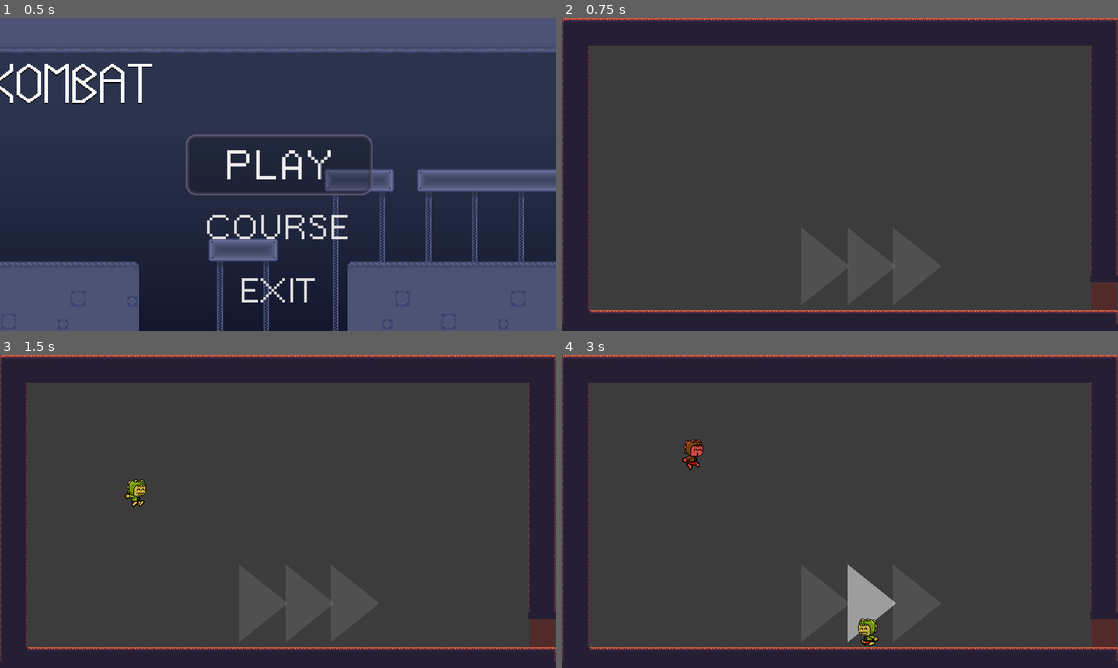
Above: before the commit, frames 1-4 (two rows, left to right).
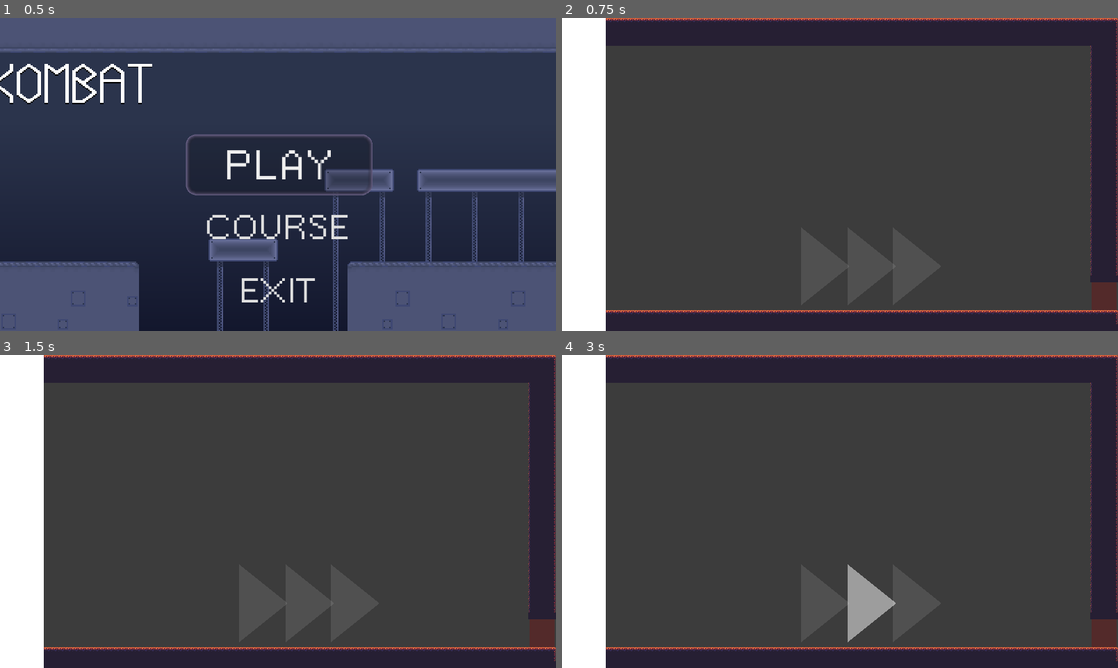
Above: after the commit, the same moments.

Repository: codemonsters/racekombat
Game: Godot game, scene res://Game.tscn
Two runs of this game, one before a commit and one after it. Both use one fixed random seed, a clock stepped at 60 frames per second and the inputs below.
Inputs (mouse positions are in pixels of both pictures, inside the frame that each line leads up to):
- Up to frame 1 (0.5 s): no input
- Up to frame 2 (0.75 s): click "PLAY" at 0.5 s
- Up to frame 3 (1.5 s): tap Enter at 1.25 s; move the mouse to (250, 574) at 1.27 s; hold D from 1.28 s (still down); tap V at 1.35 s
- Up to frame 4 (3 s): tap W at 1.52, 2.27 s; move the mouse to (1006, 558) at 2.02 s; tap B at 2.1 s; move the mouse to (673, 464) at 2.77 s; release D at 2.78 s; hold A from 2.78 s (still down); tap N at 2.85 s

Frame 1 is identical in both runs. In frame 2, 7.9% of the frame differs, in the area x 0-8%, y 0-100%; in frame 3, 8.1%; in frame 4, 8.4%, in the area x 0-57%, y 0-100%.
Error after the commit: Parse Error: Can't preload resource at path: res://screens/game/player/Player.tscn (res://screens/game/WaitingRoom.gd:9)

Commit message:
Respawns y ampliación de límites El jugador respawnea al morir, tiene un nuevo estado "Dead" El límite de muerte superior está más arriba

Diff:
--- a/server/screens/game/WaitingRoom.gd
+++ b/server/screens/game/WaitingRoom.gd
@@ -66,11 +66,6 @@
 		$Door.close()
 
 
-func _on_KillArea_body_entered(body):
-	for player in players:
-		if player.values()[0] == body:
-			player_disconnect(player.keys()[0])
-
 func _create_meta(area): #Crea la meta con su posición x e y
 	area.position.x = get_parent().get_node("Waiting Room/Tilemap 2_0").MAP_LENGTH*16+1280 #Modificar solo el primer parámetro
 	area.position.y = -10*16+720
@@ -80,26 +75,34 @@
 	print("Llegaste a la meta")
 
 
+func _on_KillArea_body_entered(body):
+	_kill_player(search_player_from_body(body))
+
 func _on_KillAreaFloor_body_entered(body):
+	_kill_player(search_player_from_body(body))
+
+func _on_KillAreaLeft_body_entered(body):
+	_kill_player(search_player_from_body(body))
+
+func _on_KillAreaRight_body_entered(body):
+	_kill_player(search_player_from_body(body))
+
+func _on_KillAreaTop_body_entered(body):
+	_kill_player(search_player_from_body(body))
+
+
+# Para evitar repetición en las KillAreas
+func _kill_player(player):
+	if player != null:
+		_respawn_player(player)
+
+func search_player_from_body(body):
 	for player in players:
 		if player.values()[0] == body:
-			player_disconnect(player.keys()[0])
+			return player.values()[0]
 
-
-
-func _on_KillAreaLeft_body_entered(body):
-	for player in players:
-		if player.values()[0] == body:
-			player_disconnect(player.keys()[0])
-
-
-func _on_KillAreaRight_body_entered(body):
-	for player in players:
-		if player.values()[0] == body:
-			player_disconnect(player.keys()[0])
-
-
-func _on_KillAreaTop_body_entered(body):
-	for player in players:
-		if player.values()[0] == body:
-			player_disconnect(player.keys()[0])
+func _respawn_player(player):
+	player.get_node("Player SM").transitionTo("Dead")
+	yield(get_tree().create_timer(1.0), "timeout")
+	player.get_node("Player SM").transitionTo("Idle")
+	player.global_position = $"Camera2D".global_position - Vector2(350, 100)
--- a/server/screens/game/WaitingRoom.tscn
+++ b/server/screens/game/WaitingRoom.tscn
@@ -103,7 +103,7 @@
 extents = Vector2( 243.778, 176.245 )
 
 [sub_resource type="RectangleShape2D" id=11]
-extents = Vector2( 73, 360 )
+extents = Vector2( 73, 956 )
 
 [sub_resource type="RectangleShape2D" id=13]
 
@@ -164,12 +164,13 @@
 monitoring = false
 
 [node name="CollisionShape2D" type="CollisionShape2D" parent="Camera2D/KillArea"]
-position = Vector2( 73, 360 )
+position = Vector2( 73, 156 )
 shape = SubResource( 11 )
 
 [node name="ColorRect" type="ColorRect" parent="Camera2D/KillArea"]
+margin_top = -800.0
 margin_right = 146.0
-margin_bottom = 720.0
+margin_bottom = 1080.0
 color = Color( 0.980392, 0.00392157, 0.00392157, 0.470588 )
 __meta__ = {
 "_edit_use_anchors_": false
@@ -192,8 +193,8 @@
 }
 
 [node name="KillAreaLeft" type="Area2D" parent="Camera2D"]
-position = Vector2( -1320, -720 )
-scale = Vector2( 1, 36 )
+position = Vector2( -1320, -1160 )
+scale = Vector2( 1, 47 )
 
 [node name="CollisionShape2D" type="CollisionShape2D" parent="Camera2D/KillAreaLeft"]
 position = Vector2( 20, 20 )
@@ -208,8 +209,8 @@
 }
 
 [node name="KillAreaRight" type="Area2D" parent="Camera2D"]
-position = Vector2( 1280, -720 )
-scale = Vector2( 1, 36 )
+position = Vector2( 1280, -1160 )
+scale = Vector2( 1, 47 )
 
 [node name="CollisionShape2D" type="CollisionShape2D" parent="Camera2D/KillAreaRight"]
 position = Vector2( 20, 20 )
@@ -224,7 +225,7 @@
 }
 
 [node name="KillAreaTop" type="Area2D" parent="Camera2D"]
-position = Vector2( -1280, -760 )
+position = Vector2( -1280, -1200 )
 scale = Vector2( 64, 1 )
 
 [node name="CollisionShape2D" type="CollisionShape2D" parent="Camera2D/KillAreaTop"]
@@ -250,6 +251,9 @@
 margin_top = -10.0
 margin_right = 10.0
 margin_bottom = 10.0
+__meta__ = {
+"_edit_use_anchors_": false
+}
 
 [connection signal="body_entered" from="Limite" to="." method="_on_Limite_body_entered"]
 [connection signal="body_entered" from="DoorOpeningArea" to="." method="_on_DoorOpeningArea_body_entered"]
--- a/server/screens/game/player/Player.tscn
+++ b/server/screens/game/player/Player.tscn
@@ -14,6 +14,7 @@
 [ext_resource path="res://assets/crocodile/jump fall/frame.png" type="Texture" id=12]
 [ext_resource path="res://assets/crocodile/run/frame-4.png" type="Texture" id=13]
 [ext_resource path="res://screens/game/player/states/Dash.gd" type="Script" id=14]
+[ext_resource path="res://screens/game/player/Dead.gd" type="Script" id=15]
 
 [sub_resource type="SpriteFrames" id=1]
 animations = [ {
@@ -49,6 +50,7 @@
 scale = Vector2( 0.2, 0.2 )
 frames = SubResource( 1 )
 animation = "idle"
+frame = 1
 playing = true
 
 [node name="CollisionShape2D" type="CollisionShape2D" parent="."]
@@ -71,6 +73,9 @@
 [node name="Air" type="Node" parent="Player SM"]
 script = ExtResource( 6 )
 
+[node name="Dead" type="Node" parent="Player SM"]
+script = ExtResource( 15 )
+
 [node name="DashCountdown" type="Timer" parent="."]
 process_mode = 0
 wait_time = 2.0
Not shown: 1 places in server/screens/game/player/Player.tscn that only renumber resources
